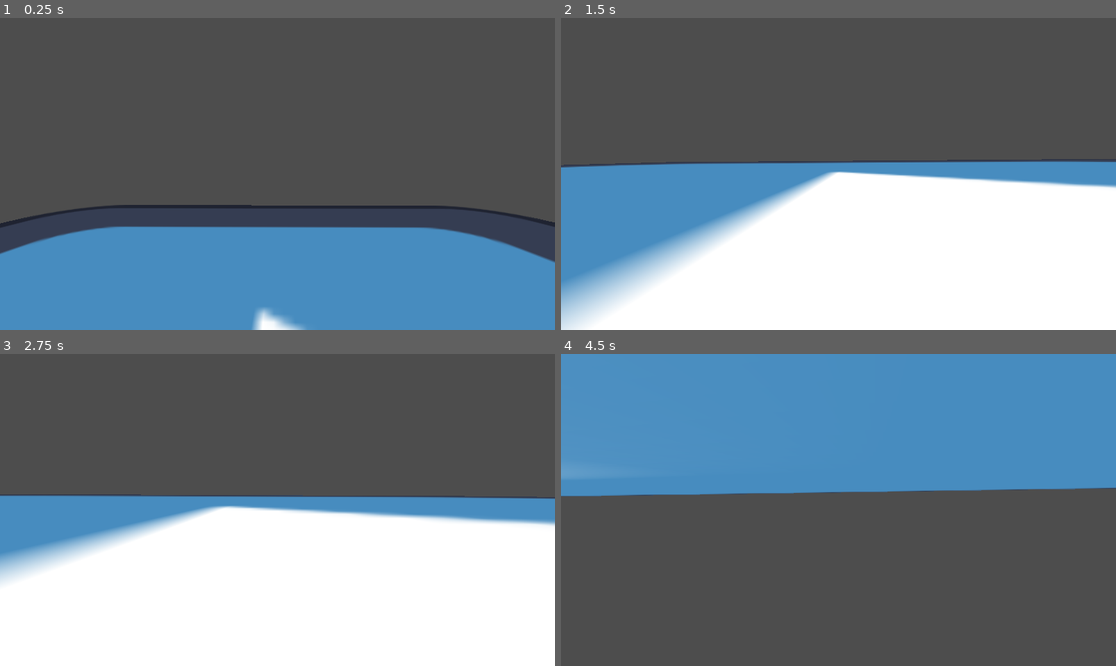
Above: before the commit, frames 1-4 (two rows, left to right).
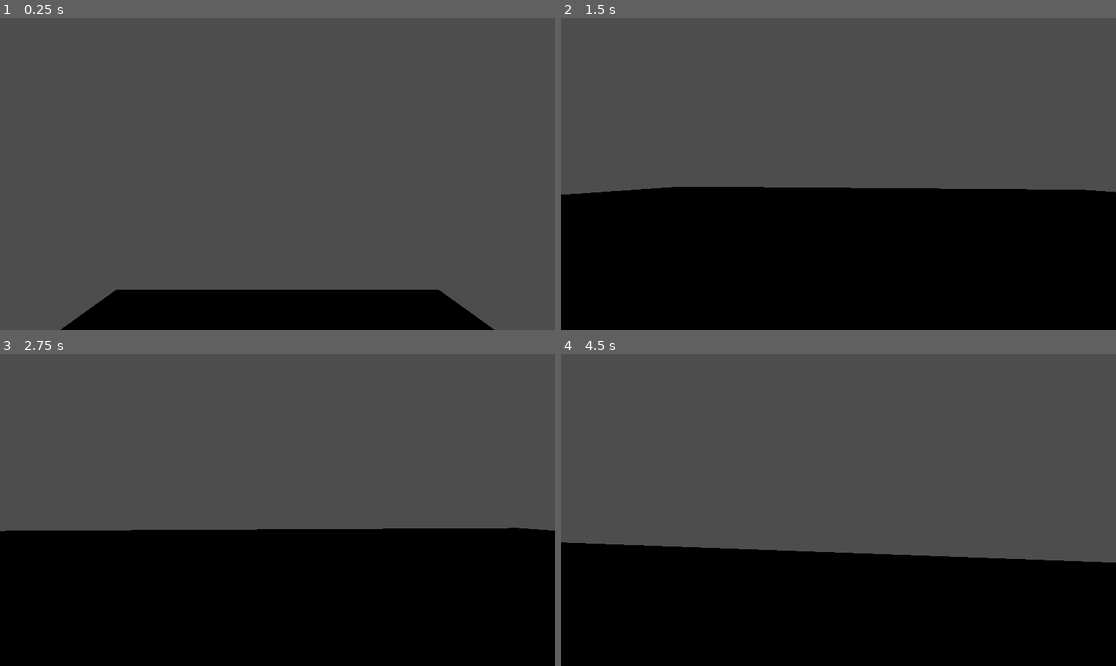
Above: after the commit, the same moments.

Repository: stoyse/Diddy-Neighborhood
Game: Godot game, scene res://world.tscn
Same seed, same stepped clock (60 frames per second), same inputs: the game is played once before the commit and once after it. The engine's default icon, where the game draws it, is replaced by a stand-in: a white triangle on a blue panel in a dark square.
Inputs (mouse positions are in pixels of both pictures, inside the frame that each line leads up to):
- Up to frame 1 (0.25 s): no input
- Up to frame 2 (1.5 s): move the mouse to (866, 174) at 0.52 s; hold W (move_forward) from 0.53 s (still down); tap Space (jump) at 0.77 s; move the mouse to (810, 174) at 1.27 s
- Up to frame 3 (2.75 s): keep holding W (move_forward); tap Space (jump) at 1.52 s; move the mouse to (288, 503) at 2.02 s
- Up to frame 4 (4.5 s): keep holding W (move_forward); move the mouse to (832, 516) at 2.77 s; tap Space (jump) at 3.02, 3.77 s; move the mouse to (877, 513) at 3.52 s; move the mouse to (794, 506) at 4.27 s

The runs differ from the first frame. In frame 1, 33% of the frame differs, in the area x 0-100%, y 59-100%; in frame 2, 54%; in frame 3, 55%; in frame 4, 81%, in the area x 0-100%, y 0-100%.

Commit message:
and there was light

Diff:
--- a/neighborhood-game/THE-ORLANDO.tscn
+++ b/neighborhood-game/THE-ORLANDO.tscn
@@ -6,6 +6,9 @@
 
 [sub_resource type="StandardMaterial3D" id="StandardMaterial3D_1m5jd"]
 albedo_texture = ExtResource("2_chn2r")
+
+[sub_resource type="BoxShape3D" id="BoxShape3D_bn501"]
+size = Vector3(1, 0.243164, 1)
 
 [sub_resource type="StandardMaterial3D" id="StandardMaterial3D_xo8fy"]
 albedo_texture = ExtResource("3_pdng4")
@@ -15,5 +18,11 @@
 [node name="Plane" parent="." index="0"]
 surface_material_override/0 = SubResource("StandardMaterial3D_1m5jd")
 
+[node name="StaticBody3D" type="StaticBody3D" parent="Plane" index="0"]
+
+[node name="CollisionShape3D" type="CollisionShape3D" parent="Plane/StaticBody3D" index="0"]
+transform = Transform3D(0.999997, 0, 0, 0, 0.999997, 0, 0, 0, 0.999997, 0, -0.116375, 0)
+shape = SubResource("BoxShape3D_bn501")
+
 [node name="city_house_2" parent="." index="1"]
 surface_material_override/0 = SubResource("StandardMaterial3D_xo8fy")
--- a/neighborhood-game/player.tscn
+++ b/neighborhood-game/player.tscn
@@ -5,9 +5,11 @@
 [sub_resource type="CapsuleShape3D" id="CapsuleShape3D_onrkg"]
 
 [node name="player" type="CharacterBody3D"]
+transform = Transform3D(0.2, 0, 0, 0, 0.2, 0, 0, 0, 0.2, 0, 0, 0)
 script = ExtResource("1_4flbx")
 
 [node name="Head" type="CollisionShape3D" parent="."]
 shape = SubResource("CapsuleShape3D_onrkg")
 
 [node name="Camera3D" type="Camera3D" parent="."]
+transform = Transform3D(0.3, 0, 0, 0, 0.3, 0, 0, 0, 0.3, 0, 0, 0)
--- a/neighborhood-game/world.tscn
+++ b/neighborhood-game/world.tscn
@@ -1,7 +1,8 @@
-[gd_scene load_steps=4 format=3 uid="uid://badgtvb365kkq"]
+[gd_scene load_steps=5 format=3 uid="uid://badgtvb365kkq"]
 
 [ext_resource type="PackedScene" uid="uid://8pmywd3f4kce" path="res://player.tscn" id="1_f3sb7"]
 [ext_resource type="Texture2D" uid="uid://i1inpqql4n0w" path="res://icon.svg" id="1_fj7yv"]
+[ext_resource type="PackedScene" uid="uid://tv0mqu3geu46" path="res://THE-ORLANDO.tscn" id="3_tlwt5"]
 
 [sub_resource type="BoxShape3D" id="BoxShape3D_gv5m4"]
 size = Vector3(30.665, 1, 32.2057)
@@ -10,6 +11,7 @@
 
 [node name="StaticBody3D" type="StaticBody3D" parent="."]
 transform = Transform3D(1, 0, 0, 0, 1, 0, 0, 0, 1, 0, 0, -7.46148)
+visible = false
 
 [node name="CollisionShape3D" type="CollisionShape3D" parent="StaticBody3D"]
 transform = Transform3D(1, 0, 0, 0, 1, 0, 0, 0, 1, -0.750488, 0, 2.86465)
@@ -20,4 +22,10 @@
 texture = ExtResource("1_fj7yv")
 
 [node name="player" parent="." instance=ExtResource("1_f3sb7")]
-transform = Transform3D(1, 0, 0, 0, 1, 0, 0, 0, 1, 0, 15.8882, 0)
+transform = Transform3D(1, 0, 0, 0, 1, 0, 0, 0, 1, 0, 15.8882, 5.46322)
+
+[node name="City_House_2_BI" parent="." instance=ExtResource("3_tlwt5")]
+
+[node name="DirectionalLight3D" type="DirectionalLight3D" parent="."]
+transform = Transform3D(-0.239059, 0.971005, 0, -0.971005, -0.239059, 0, 0, 0, 1, 0, 16.3069, 0)
+shadow_enabled = true
Not shown: 1 places in neighborhood-game/THE-ORLANDO.tscn that only renumber resources
